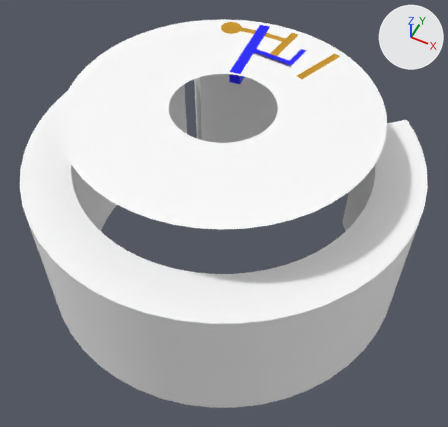
What one commit did to the FBX model Assets/FBX/地面.fbx.
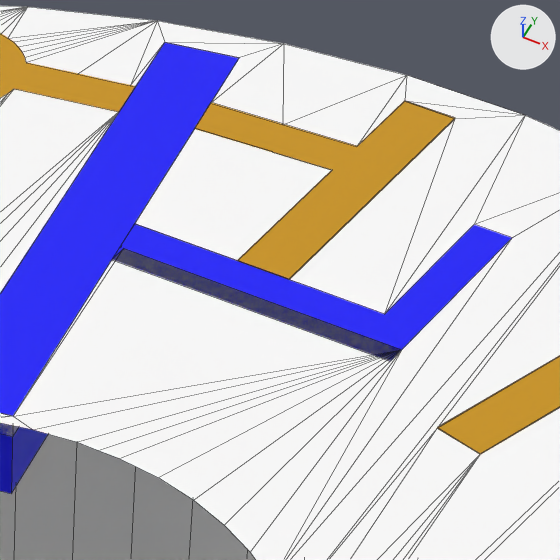
There are two pictures of each version: one whole from a 50 mm camera at (161.7, -84.8, 193.4) aimed at (83.6, 71.5, -1.9), one close up on the part from 53% to 70% of the width and 4% to 22% of the height. Arrows for +X, +Y and +Z are at upper right; the lights stay in place. The close-ups show mesh edges as thin lines. Where no turn or scale is listed for an object, it has been applied to the vertices. Vertices at the same position are counted once.
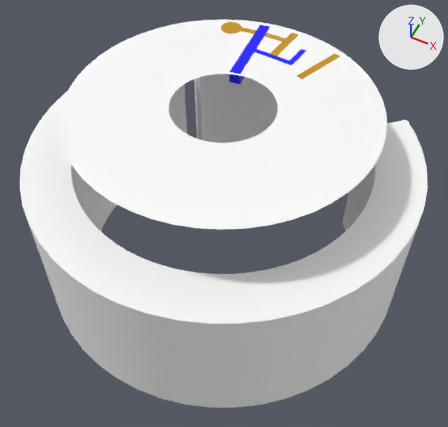
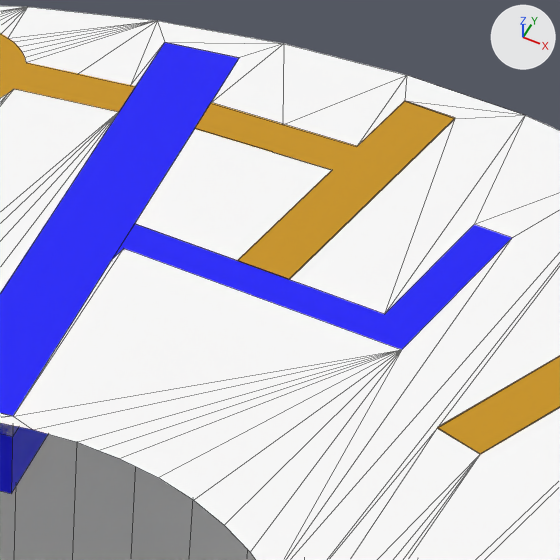
Scene script edits in JSON lines:
```json
{"block": "me_mesh_010", "where": "# used by ob_mesh11; location = (0.0, 0.0, 0.0)"}
{"op": "remove", "block": "me_mesh_010", "code": "me_mesh_010.from_pydata(...)  # 16 vertices, 10 faces; spans x 74.8..93.7, y 113.1..126.8, z 47.0..48.0"}
{"op": "add", "block": "me_mesh_010", "code": "me_mesh_010.from_pydata(...)  # 18 vertices, 11 faces; spans x 74.8..93.7, y 114.3..126.8, z 47.0..48.0"}
{"block": "me_mesh_010", "change": "me_mesh_010 part 1"}
{"block": "me_mesh_010", "change": "2 vertices are removed from x 92.2, y 113.1, z 47.0..48.0"}
{"block": "me_mesh_010", "change": "4 faces are deleted"}
{"block": "me_mesh_010", "change": "4 vertices are added at (75.3, 116.2, 48.0), (92.3, 114.3, 48.0), (92.3, 114.3, 47.0), (75.3, 116.2, 47.0)"}
{"block": "me_mesh_010", "change": "1 new face joins them, mat_color_i05 (blue #0000ff)"}
{"block": "me_mesh_010", "change": "4 new faces join them, mat_frontcolor (white #ffffff)"}
```

Pixel boxes [x1, y1, x2, y2] of what changed, in the close-ups (560 x 560 px):
```json
{"object": "Mesh11", "change": "reshaped", "before": [113, 224, 512, 359], "after": [113, 224, 512, 350], "on screen": "7% shorter"}
```
